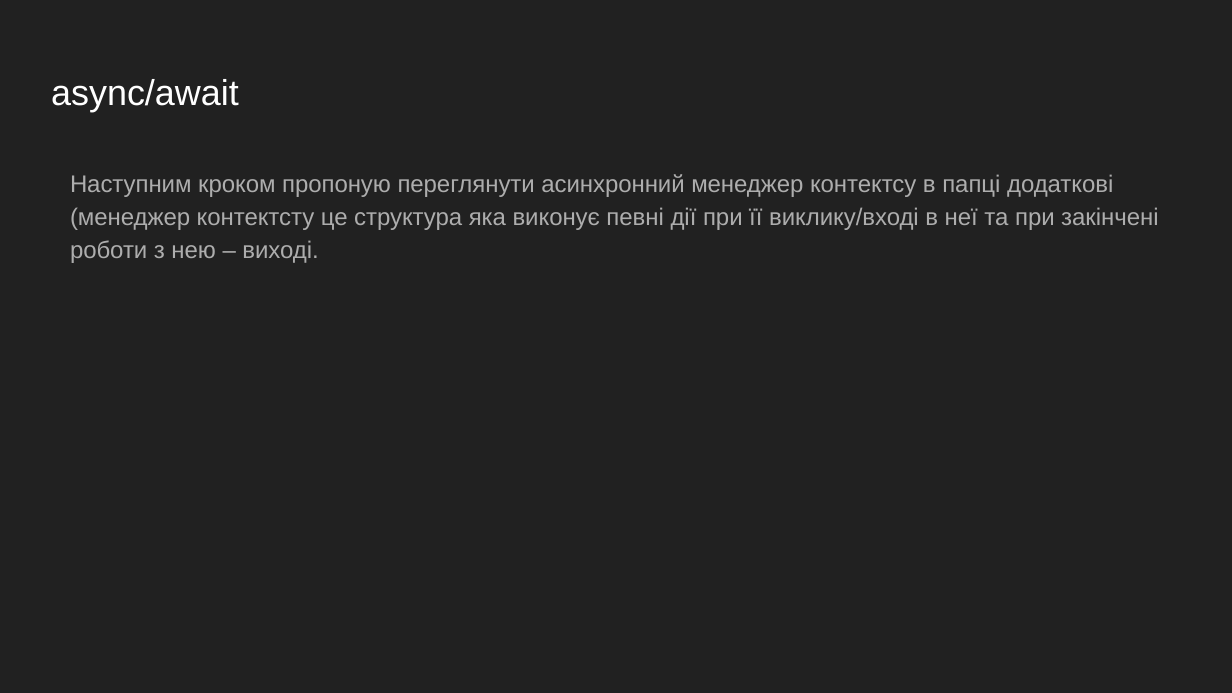
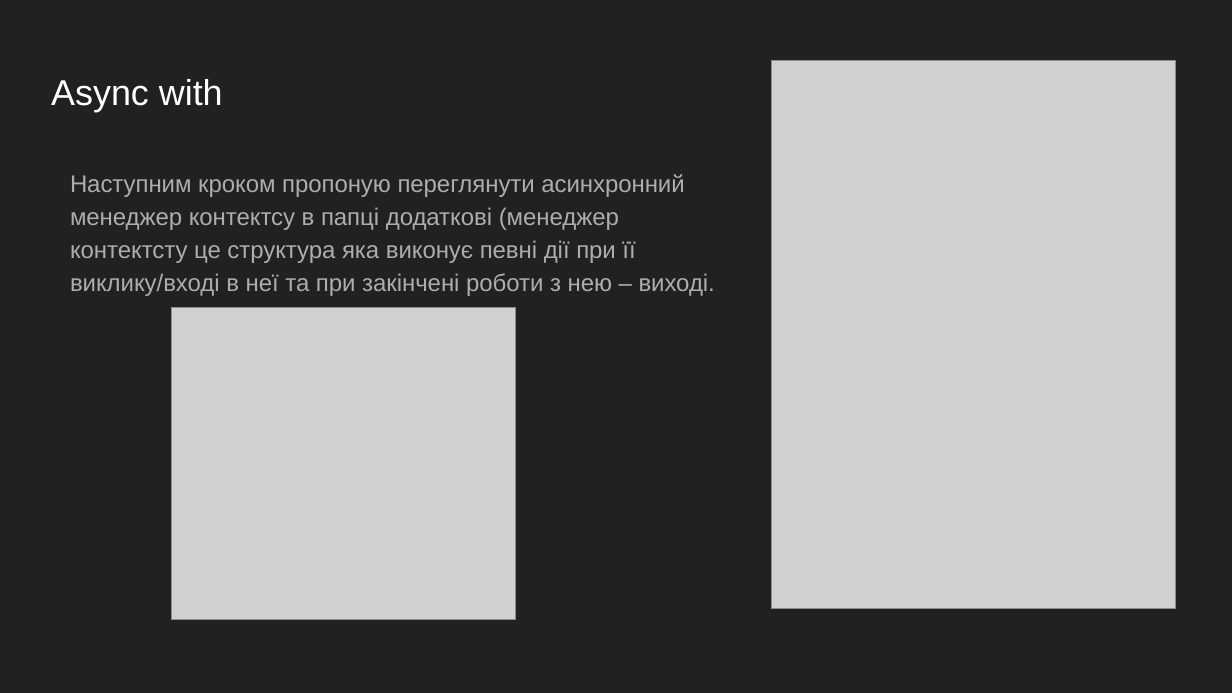
Before and after one commit to GeorgKantsedal/MMP-KKS-tasks, a slide deck: slide 12 of lectures materials/mmp/MMP4 Paradigms in Python part3.pptx. Drawn at 1232x693 pixels with LibreOffice and Linux fonts; fonts in the diff are those of the drawing; grey boxes stand for pictures. Boxes give left, top, right and bottom in pixels: in the first picture for what was removed or moved away, otherwise in the second. Text is boxed around its words. In the diff, an @@ line names an element or a change of style, - is before the commit and + after.

```diff
--- a/lectures materials/mmp/MMP4 Paradigms in Python part3.pptx
+++ b/lectures materials/mmp/MMP4 Paradigms in Python part3.pptx
@@ title at (51,79,223,112): text changed @@
-async/await
+Async with
@@ picture added at (772,61,1177,609) @@
@@ text "Наступним кроком пропоную переглянути асинхронний ..." rewrapped from (70,174,1158,263) to (70,174,715,296) @@
@@ picture added at (172,307,517,619) @@
```
Also in this commit, not shown: 4 slides added.
